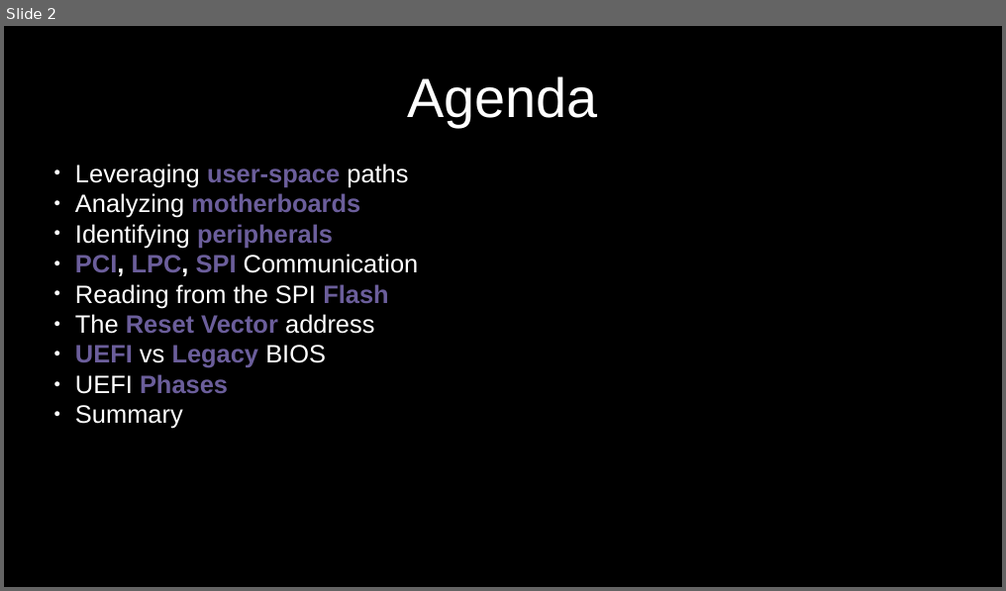
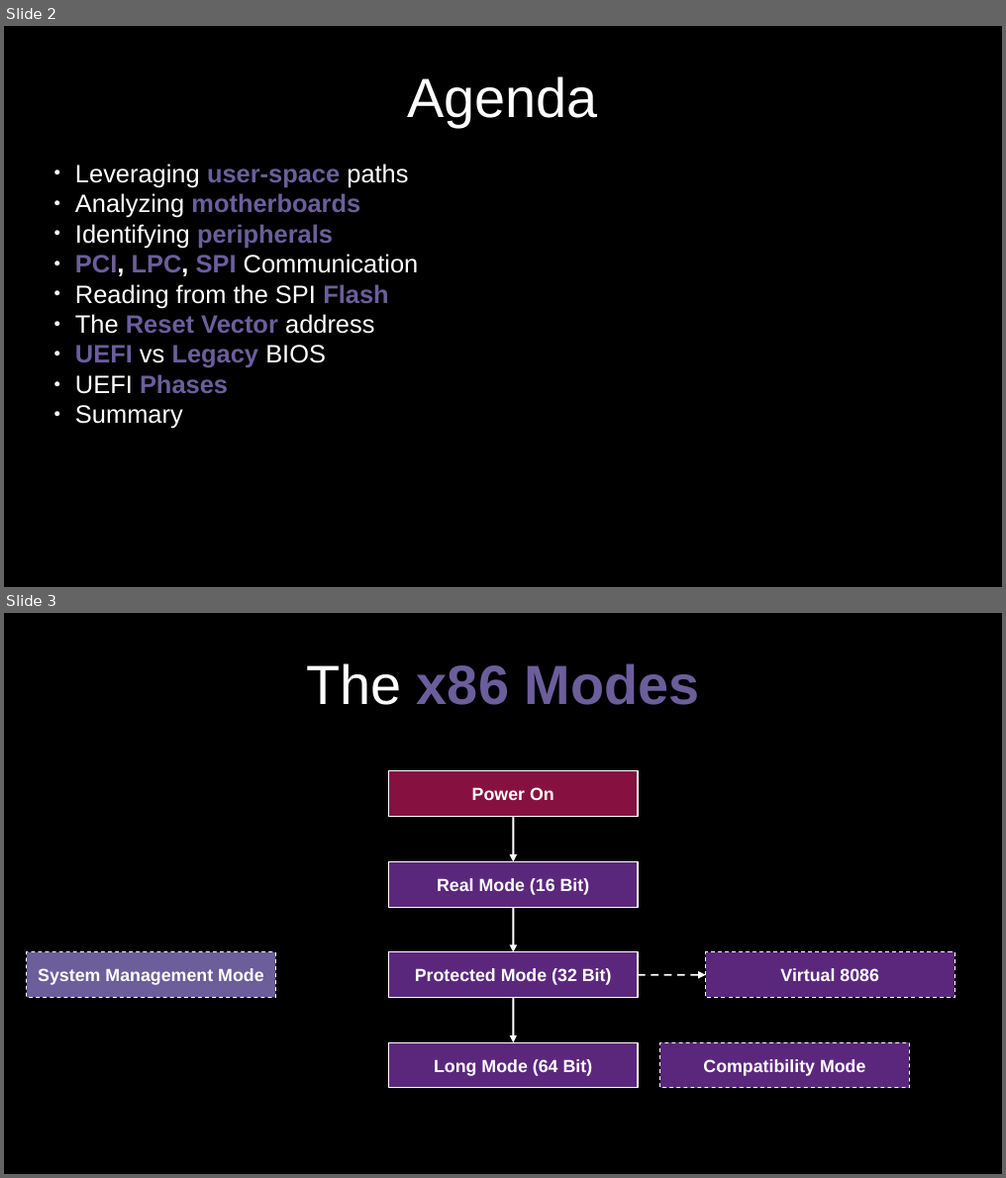
Before and after one commit to 0x0000z3r0/bios, a slide deck: docs/paper/bios.odp. Shown one above the other, each under a label of ours: slide 2 before the commit, slides 2 and 3 after it. The pictures are 1006x591 and 1006x1178 pixels, drawn with LibreOffice and Linux fonts; fonts in the diff are those of the drawing. Boxes give left, top, right and bottom in pixels: in the first picture for what was removed or moved away, otherwise in the second. Text is boxed around its words. In the diff, an @@ line names an element or a change of style, - is before the commit and + after.

```diff
--- a/docs/paper/bios.odp
+++ b/docs/paper/bios.odp
@@ slide 3 added at bbox=[4, 613, 1002, 1174], background #000000 @@
@@ title added at bbox=[306, 663, 700, 705], 44 pt, text #6B5E9B, bold @@
+The x86 Modes
@@ rectangle added at bbox=[389, 771, 638, 817], fill #861141, outline #FFFFFF 0.79 pt, 14 pt, text #FFFFFF, bold @@
+Power On
@@ arrow added from (513, 817) to (514, 862), #FFFFFF 1.5 pt @@
@@ rectangle added at bbox=[389, 862, 638, 907], fill #5B277D, outline #FFFFFF 0.79 pt, 14 pt, text #FFFFFF, bold @@
+Real Mode (16 Bit)
@@ arrow added from (513, 907) to (514, 953), #FFFFFF 1.5 pt @@
@@ rectangle added at bbox=[27, 953, 275, 998], fill #6B5E9B, outline #FFFFFF 0.79 pt dashed, 14 pt, text #FFFFFF, bold @@
+System Management Mode
@@ rectangle added at bbox=[389, 953, 638, 998], fill #5B277D, outline #FFFFFF 0.79 pt, 14 pt, text #FFFFFF, bold @@
+Protected Mode (32 Bit)
@@ rectangle added at bbox=[706, 953, 954, 998], fill #5B277D, outline #FFFFFF 0.79 pt dashed, 14 pt, text #FFFFFF, bold @@
+Virtual 8086
@@ arrow added from (513, 998) to (514, 1043), #FFFFFF 1.5 pt @@
@@ arrow added from (638, 975) to (706, 975), #FFFFFF 1.5 pt dashed @@
@@ rectangle added at bbox=[389, 1043, 638, 1088], fill #5B277D, outline #FFFFFF 0.79 pt, 14 pt, text #FFFFFF, bold @@
+Long Mode (64 Bit)
@@ rectangle added at bbox=[660, 1043, 910, 1088], fill #5B277D, outline #FFFFFF 0.79 pt dashed, 14 pt, text #FFFFFF, bold @@
+Compatibility Mode
```
Also in this commit, not shown: 7 slides changed, 1 other file.
